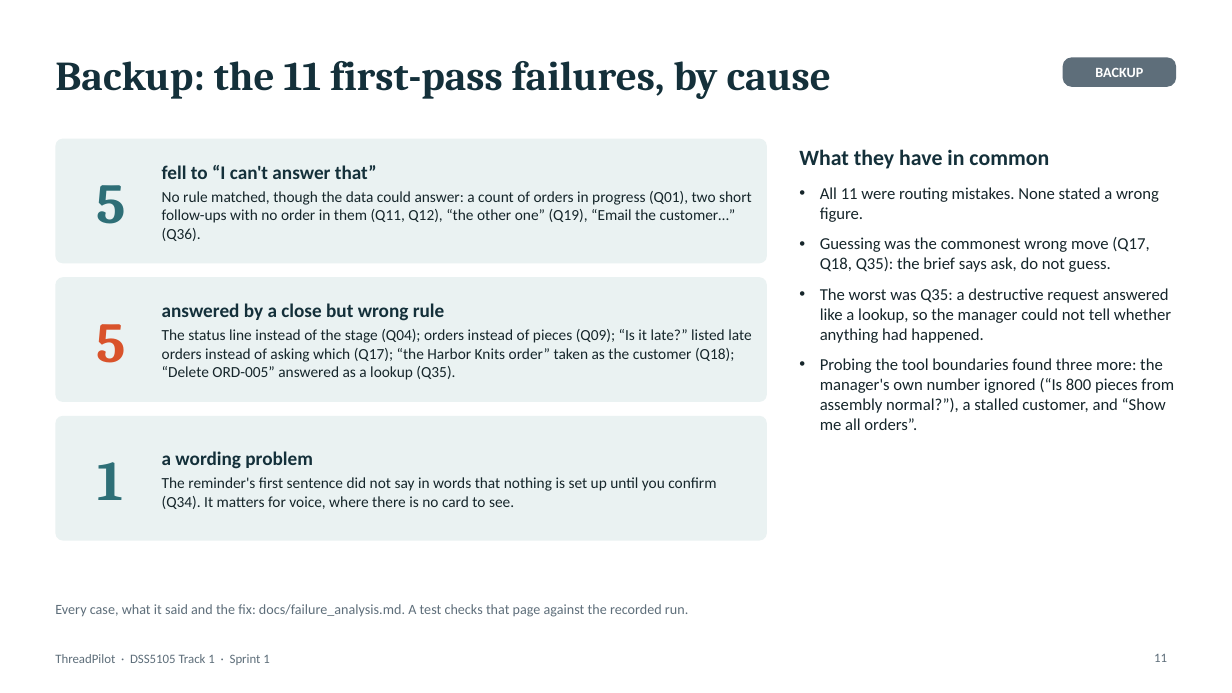
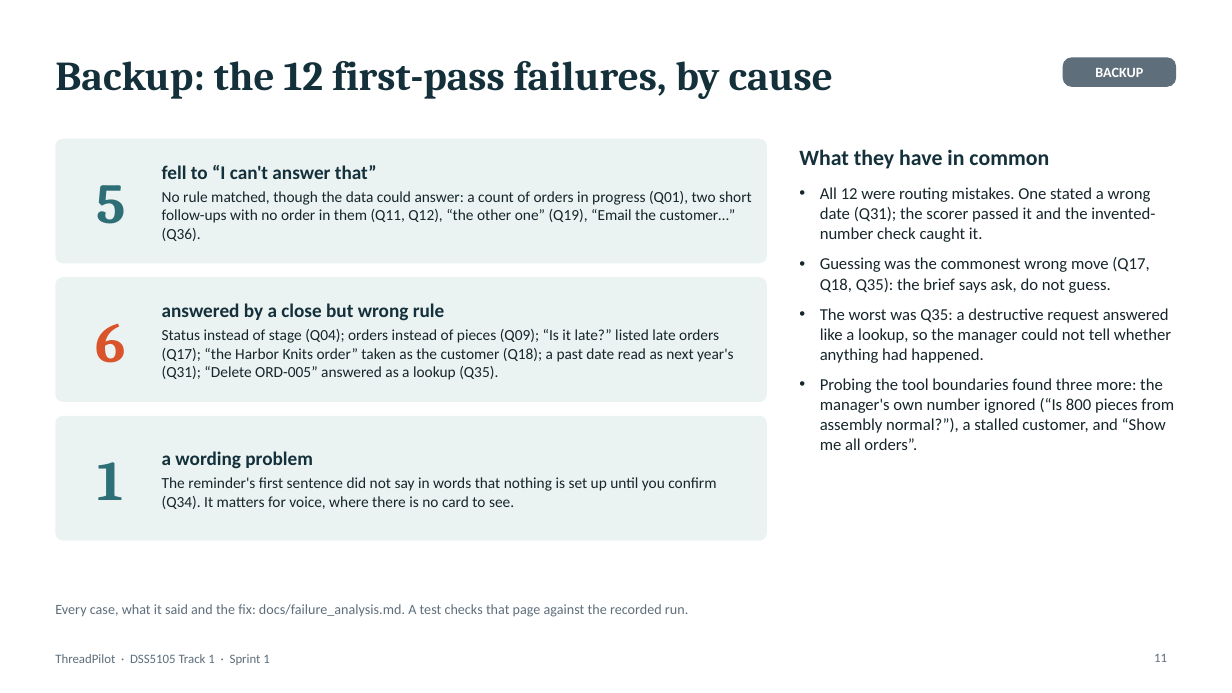
Before and after one commit to footoonming/DSS5105_fork, a slide deck: slide 11 of threadpilot/docs/presentation/Presentation_GroupNN_Sprint1.pptx. Drawn at 1232x693 pixels with LibreOffice and Linux fonts; fonts in the diff are those of the drawing. Boxes give left, top, right and bottom in pixels: in the first picture for what was removed or moved away, otherwise in the second. Text is boxed around its words. In the diff, an @@ line names an element or a change of style, - is before the commit and + after.

```diff
--- a/threadpilot/docs/presentation/Presentation_GroupNN_Sprint1.pptx
+++ b/threadpilot/docs/presentation/Presentation_GroupNN_Sprint1.pptx
@@ title at box(55, 61, 833, 99): text changed @@
-Backup: the 11 first-pass failures, by cause
+Backup: the 12 first-pass failures, by cause
@@ text at box(820, 187, 1155, 242): text changed @@
-• All 11 were routing mistakes. None stated a wrong figure.
+• All 12 were routing mistakes. One stated a wrong date (Q31); the scorer passed it and the invented-number check caught it.
@@ text at box(96, 323, 126, 363): text changed @@
-5
+6
@@ text at box(162, 329, 734, 380): text changed @@
-The status line instead of the stage (Q04); orders instead of pieces (Q09); “Is it late?” listed late orders instead of asking which (Q17); “the Harbor Knits order” taken as the customer (Q18); “Delete ORD-005” answered as a lookup (Q35).
+Status instead of stage (Q04); orders instead of pieces (Q09); “Is it late?” listed late orders (Q17); “the Harbor Knits order” taken as the customer (Q18); a past date read as next year's (Q31); “Delete ORD-005” answered as a lookup (Q35).
```
Also in this commit, not shown: 4 other slides changed, 20 other files.
